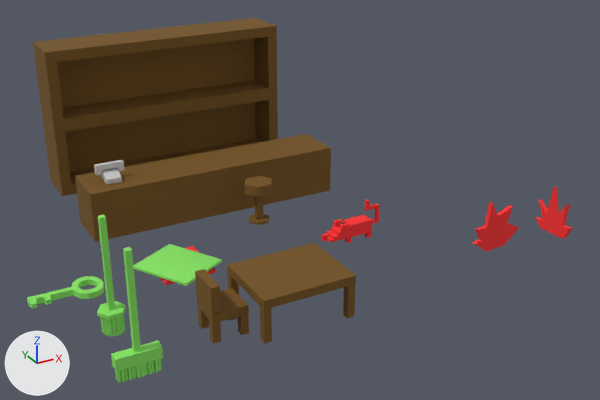
The FBX model Assets/ZoliAssets/barszekreny.FBX, before and after one commit.
Before and after are seen from a camera (50 mm lens) standing at (-8.49, -15.91, 10.92) and looking at (2.51, 4.09, 0.92). The lights are fixed; the arrows at lower left show +X, +Y and +Z. Where no turn or scale is listed for an object, it has been applied to the vertices.

In view in the first picture: 'asztal', 'barpult', 'barszek', 'barszekreny', 'felmoso', 'karton', 'kulcs', 'paca', 'patkany', 'sepru', 'szek', 'telefon', 'tuz'.
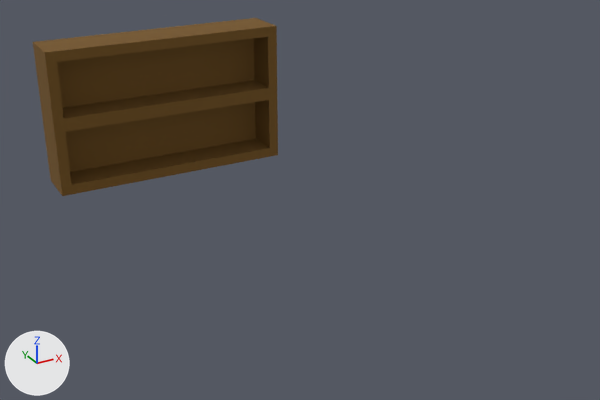
What differs and where, as boxes [x1, y1, x2, y2] in the pictures (600 x 400 px):
'barpult', deleted (brown): before [75, 134, 331, 242]
'asztal', deleted (brown): before [227, 243, 356, 344]
'sepru', deleted (green): before [111, 247, 163, 382]
'szek', deleted (brown): before [195, 269, 249, 344]
'tuz', deleted (red): before [472, 187, 573, 251]
'karton', deleted (green): before [134, 244, 222, 286]
'felmoso', deleted (green): before [97, 214, 126, 337]
'patkany', deleted (red): before [321, 199, 379, 243]
'kulcs', deleted (green): before [27, 276, 104, 308]
'barszek', deleted (brown): before [245, 176, 272, 225]
'telefon', deleted: before [94, 160, 124, 184]
'paca', deleted: before [145, 246, 216, 285]

The change, as a diff of the scene's bpy script:
```diff
--- a/Assets/ZoliAssets/barszekreny.FBX.py
+++ b/Assets/ZoliAssets/barszekreny.FBX.py
@@ ob_tuz @@
-ob_tuz = bpy.data.objects.new('tuz', me_mesh_011)
-ob_tuz.location = (6.78, 0.13, 0.0)
@@ ob_telefon @@
-ob_telefon = bpy.data.objects.new('telefon', me_mesh_003)
-ob_telefon.location = (-2.35, 6.87, 1.53)
@@ ob_barpult @@
-ob_barpult = bpy.data.objects.new('barpult', me_mesh_004)
-ob_barpult.location = (0.79, 6.95, 0.0)
@@ ob_kulcs @@
-ob_kulcs = bpy.data.objects.new('kulcs', me_mesh_008)
-ob_kulcs.location = (-4.78, 3.27, 0.1)
@@ ob_asztal @@
-ob_asztal = bpy.data.objects.new('asztal', me_mesh)
-ob_asztal.location = (0.0, 0.0, 0.0)
@@ ob_felmoso @@
-ob_felmoso = bpy.data.objects.new('felmoso', me_mesh_009)
-ob_felmoso.location = (-4.16, 1.32, -0.03)
@@ ob_sepru @@
-ob_sepru = bpy.data.objects.new('sepru', me_mesh_010)
-ob_sepru.location = (-4.16, -0.53, -0.16)
@@ ob_karton @@
-ob_karton = bpy.data.objects.new('karton', me_mesh_007)
-ob_karton.location = (-1.72, 3.34, 0.0)
@@ ob_paca @@
-ob_paca = bpy.data.objects.new('paca', me_mesh_006)
-ob_paca.location = (-1.59, 3.52, 0.0)
@@ ob_patkany @@
-ob_patkany = bpy.data.objects.new('patkany', me_mesh_012)
-ob_patkany.location = (3.45, 2.74, 0.0)
@@ ob_szek @@
-ob_szek = bpy.data.objects.new('szek', me_mesh_001)
-ob_szek.location = (-1.84, 0.03, 0.0)
@@ ob_barszek @@
-ob_barszek = bpy.data.objects.new('barszek', me_mesh_002)
-ob_barszek.location = (1.66, 5.18, 0.0)
```
